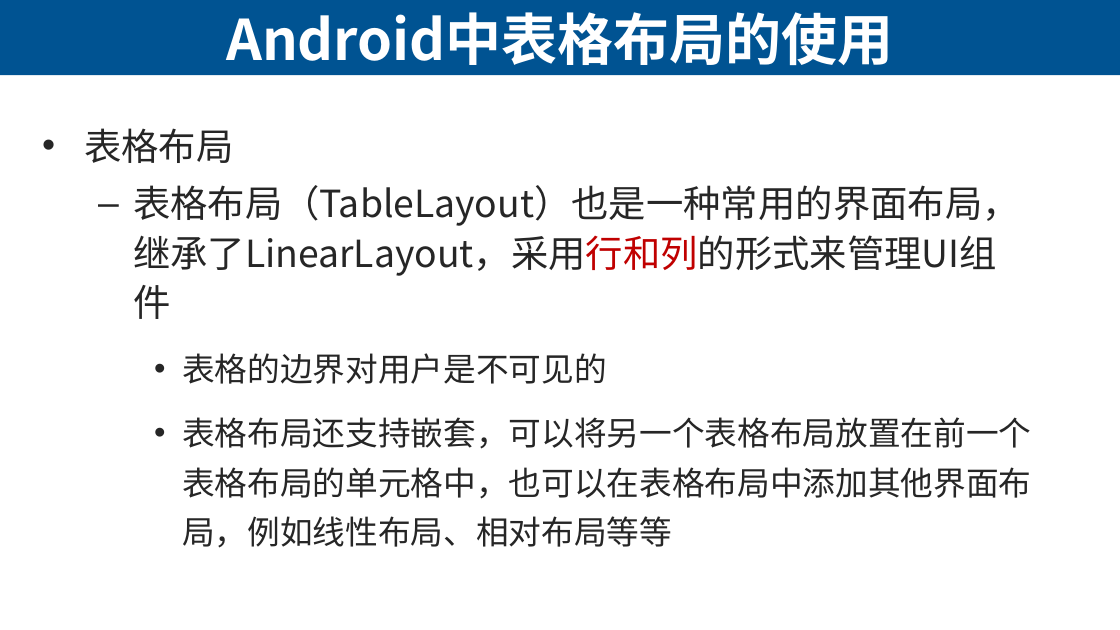
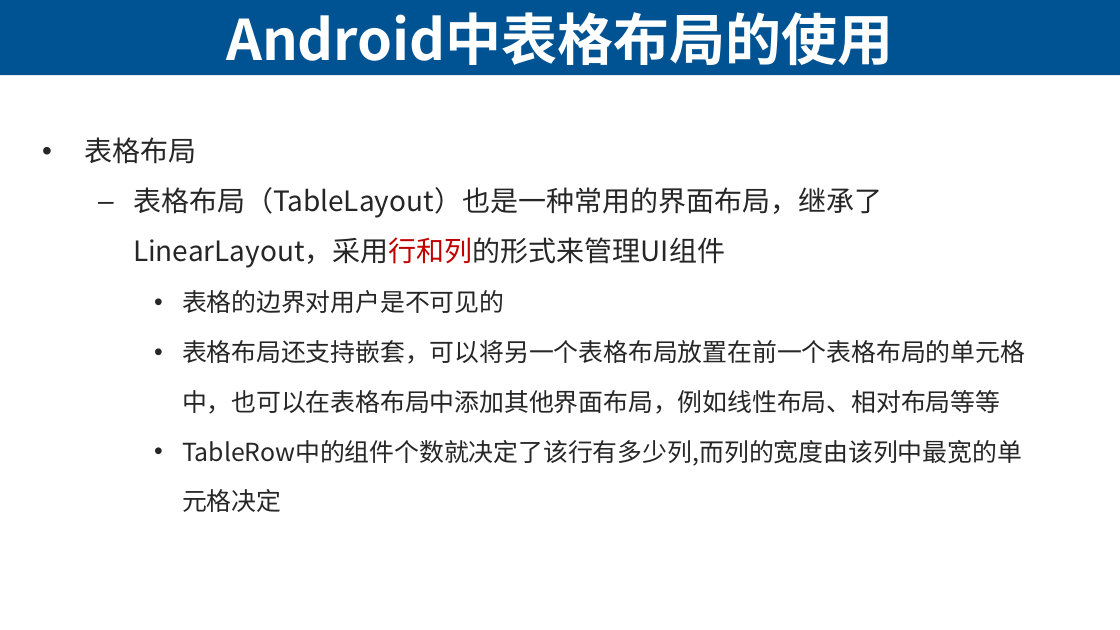
Before and after one commit to lihuanzhen2016/app-test-2019, a slide deck: slide 44 of ppt/05 Android App的开发-用户界面基础.pptx (slide 43 before the commit). Drawn at 1120x630 pixels with LibreOffice and Linux fonts; fonts in the diff are those of the drawing. Boxes give left, top, right and bottom in pixels: in the first picture for what was removed or moved away, otherwise in the second. Text is boxed around its words. In the diff, an @@ line names an element or a change of style, - is before the commit and + after.

```diff
--- a/ppt/05 Android App的开发-用户界面基础.pptx
+++ b/ppt/05 Android App的开发-用户界面基础.pptx
@@ text at [84,137,1025,414]: size 24 to 18 pt in "表格布局", "表格布局（TableLayout）也是一种常用的界面布局，继承了LinearLayout，采用行和列的形式来管理UI组件"; size 21 to 16 pt in "表格的边界对用户是不可见的", "表格布局还支持嵌套，可以将另一个表格布局放置在前一个表格布局的单元格中，也可以在表格布局中添加其他界面布局，例如线性布局 ..."; less space between paragraphs @@
@@ text at [182,440,1022,512]: paragraph added @@
+    • TableRow中的组件个数就决定了该行有多少列,而列的宽度由该列中最宽的单元格决定
```
Also in this commit, not shown: 6 other slides changed, 3 slides added, 4 other files.
